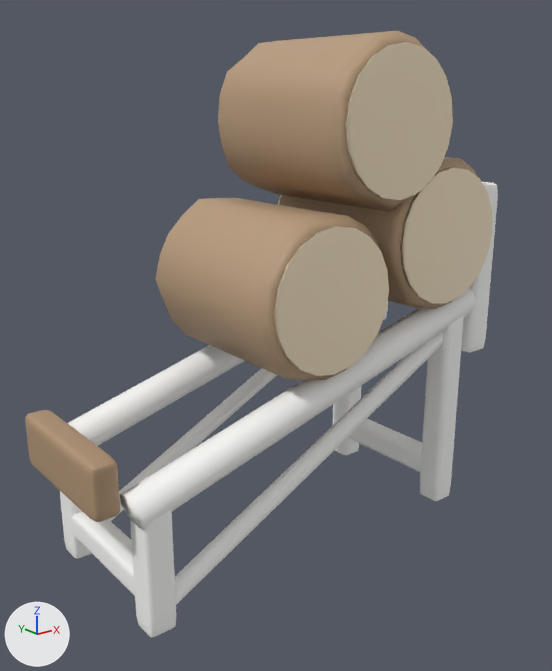
The glTF model assets/meshes/LogJamRack.glb: old version first, new version second.
Rendered twice from a camera (50 mm lens) standing at (-2.98, -6.6, 5.04) and looking at (2.2, -0.12, 2.44). The axes (+X, +Y, +Z) are drawn at lower left. The lights are the same throughout. The first picture is the older version.

Objects in the first picture: 'Frame', 'LogEnds', 'Logs', 'Peg'.
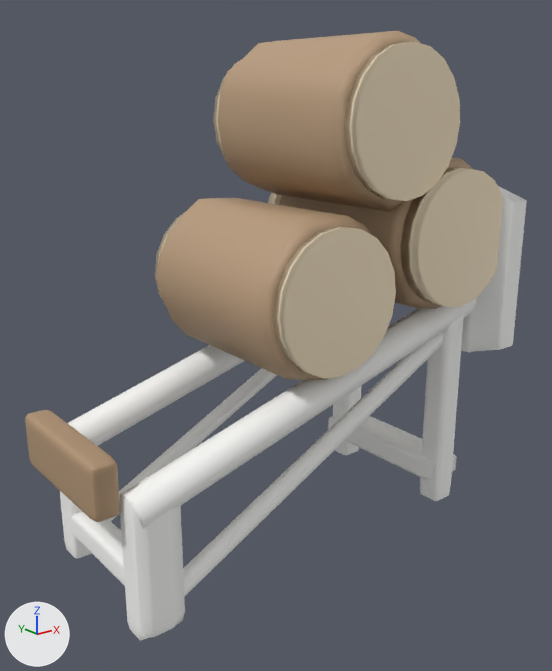
Pixel boxes (x1, y1, x2, y2) of what changed, in the pictures (552 x 671 px; the box of a moved part takes in the faces that stretch with it):
'Frame', reshaped (7% wider)
    before: (60, 182, 498, 637)
    after: (60, 185, 527, 641)
'LogEnds', reshaped
    before: (273, 42, 492, 376)
    after: (155, 42, 503, 379)
part 1 of me_frame, moved or reshaped
    before: (130, 512, 176, 637)
    after: (120, 494, 185, 641)
part 2 of me_frame, moved or reshaped
    before: (347, 425, 422, 472)
    after: (328, 416, 457, 480)
part 3 of me_frame, moved or reshaped
    before: (470, 185, 498, 352)
    after: (470, 185, 527, 352)
part 4 of me_logends, moved or reshaped (not visible before)
    after: (155, 59, 242, 306)
part 5 of me_logends, moved or reshaped (mostly hidden)
    before: (278, 195, 282, 205)
    after: (268, 192, 282, 205)
part 6 of me_logends, moved or reshaped
    before: (401, 167, 492, 304)
    after: (401, 167, 503, 307)
part 7 of me_logends, moved or reshaped
    before: (273, 42, 453, 376)
    after: (273, 42, 460, 379)

The edits, one by one:
me_frame is used by ob_frame; location (0.0, 0.0, 0.0).
me_frame had 3152 vertices, 6256 faces and spanned x -0.15..4.93, y -1.05..1.05, z 0.0..4.05.
me_frame now has 3152 vertices, 6256 faces and spans x -0.16..4.93, y -1.43..1.43, z 0.0..4.05.
me_frame part 1: 146 of the vertices in x -0.06..0.26, y -0.99..-0.71, z 0.02..1.51 are scaled about their middle by (1.65, 1, 1).
me_frame part 2: 146 of the vertices in x 4.15..4.45, y -0.98..0.98, z 0.32..0.58 are scaled about their middle by (1.7, 1, 1).
me_frame part 3: all 49 vertices in x 4.61..4.89, y -1.03..-1.02, z 2.11..3.88 are moved by (0.0, -0.4, 0.0).
Other edits to the shape of me_frame do not show in these pictures.
me_logends is used by ob_logends; location (0.0, 0.0, 0.0).
me_logends had 252 vertices, 480 faces and spanned x 1.43..4.72, y -1.1..1.1, z 2.26..5.54.
me_logends now has 252 vertices, 480 faces and spans x 1.43..4.72, y -1.3..1.3, z 2.26..5.54.
me_logends part 4: 42 of the vertices in x 1.43..3.85, y 1.1, z 2.26..5.54 are moved by (0.0, 0.1, 0.0).
me_logends part 5: 21 of the vertices in x 3.18..4.72, y 1.1, z 2.73..4.28 are moved by (0.0, 0.2, 0.0).
me_logends part 6: 21 of the vertices in x 3.18..4.72, y -1.1, z 2.73..4.28 are moved by (0.0, -0.2, 0.0).
me_logends part 7: 42 of the vertices in x 1.43..3.85, y -1.1, z 2.26..5.54 are moved by (0.0, -0.1, 0.0).
